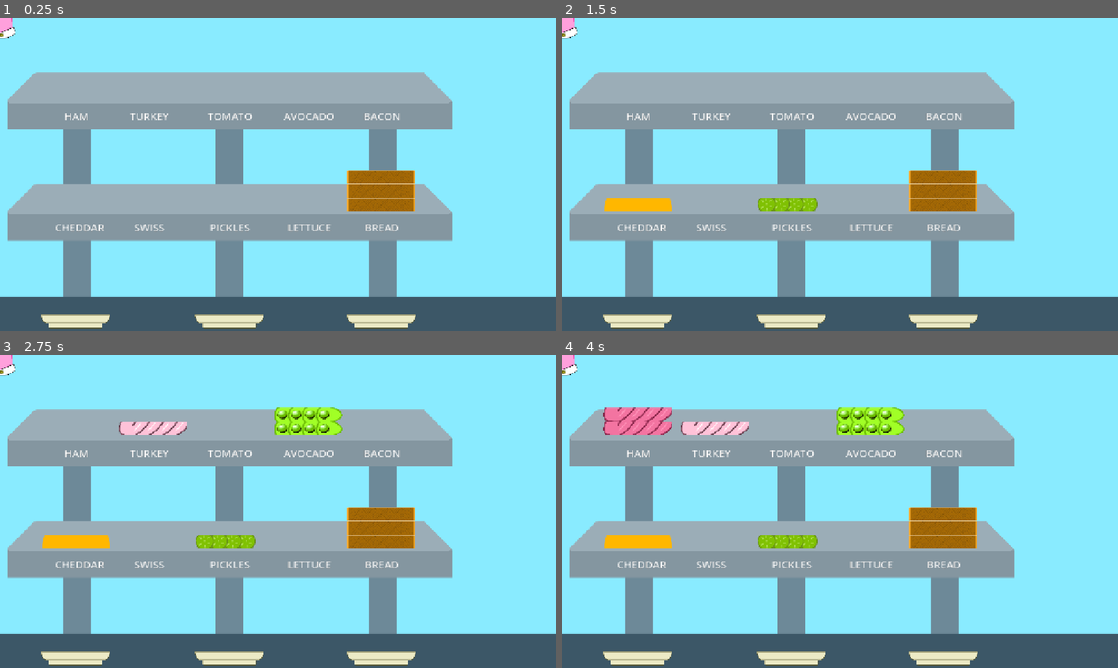
Above: before the commit, frames 1-4 (two rows, left to right).
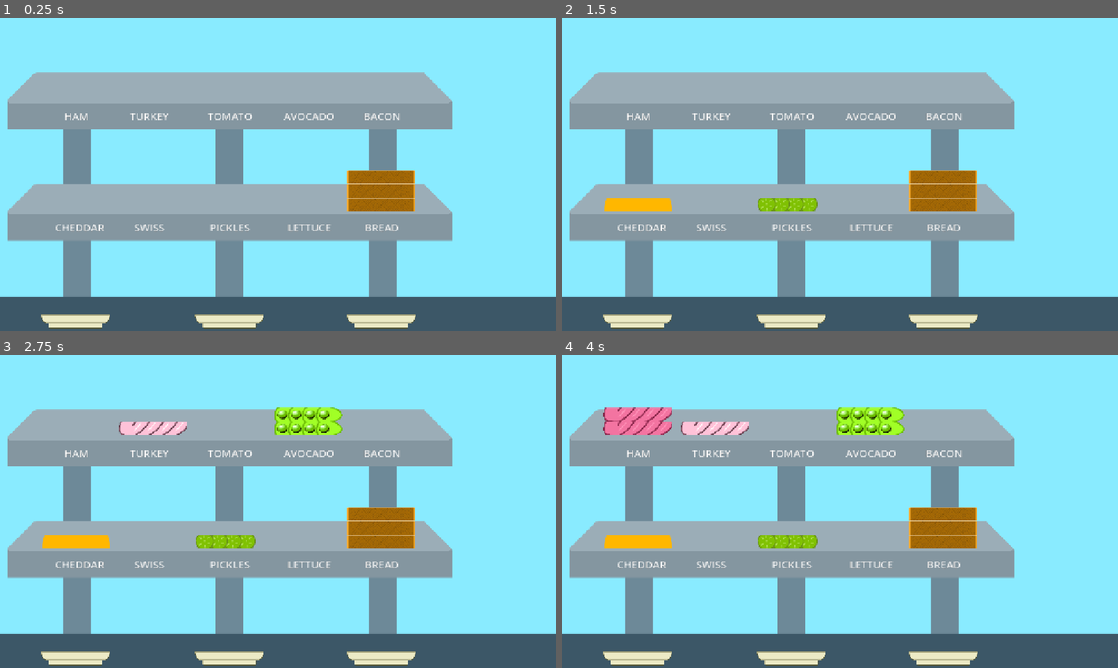
Above: after the commit, the same moments.

Repository: hachitomo/sandwich-slammer
Game: Godot game, scene res://scenes/game.tscn
The game is run twice, just before and just after one commit, with the same random seed, the same clock (stepped at 60 frames per second) and the same inputs.
Inputs:
- Up to frame 1 (0.25 s): no input
- Up to frame 2 (1.5 s): tap Enter at 0.5 s; hold Right (ui_right) 0.53-1.28 s; hold Down (ui_down) from 1.28 s (still down)
- Up to frame 3 (2.75 s): tap Space at 2 s; release Down (ui_down) at 2.03 s; hold Right (ui_right) from 2.03 s (still down)
- Up to frame 4 (4 s): release Right (ui_right) at 2.78 s; hold Up (ui_up) 2.78-3.53 s; tap Enter at 3.5 s; hold Left (ui_left) from 3.53 s (still down)

The runs differ from the first frame. In frame 1, 0.2% of the frame differs, in the area x 0-3%, y 0-7%; in frame 2, 0.2%; in frame 3, 0.2%; in frame 4, 0.2%.

Commit message:
cursor: show on focus

Diff:
--- a/fab/script/selectable_items.gd
+++ b/fab/script/selectable_items.gd
@@ -2,7 +2,7 @@
 
 class_name SelectableItems
 
-@export var focused: bool = true
+@export var focused: bool = false
 @export var mode: Types.menu_modes
 @export var grid_columns: int = 99
 @export var cursor_offset: Vector2 = Vector2.ZERO
@@ -30,7 +30,7 @@
 func _ready() -> void:
 	items = $items
 	cursor = $Cursor
-	cursor.visible = true
+	cursor.visible = focused
 	cursor.region_enabled = true
 	cursor.region_rect = cursor_default_region
 
@@ -91,7 +91,7 @@
 
 func set_focus(set_to: bool = true):
 	focused = set_to
-	cursor.visible = true
+	cursor.visible = set_to
 
 func set_cursor(index: int) -> void:
 	var item = get_item(index)
--- a/scenes/game.gd
+++ b/scenes/game.gd
@@ -2,9 +2,6 @@
 
 @export var ingredient_start_count: int = 12
 @export var cursor_offset: Vector2 = Vector2.ZERO
-
-var ingredients_selection: SelectableItems
-# var plate_selections: SelectableItems
 
 var ingredient_zero_point: Vector2
 
@@ -22,9 +19,8 @@
 func _ready() -> void:
 	init = true
 	ingredient_zero_point = $Ham.position
-	ingredients_selection = SelectableItems.new()
-	ingredients_selection.set_mode(Types.menu_modes.grid)
-	ingredients_selection.set_cols(5)
+	$IngredientSelections.set_mode(Types.menu_modes.grid)
+	$IngredientSelections.set_cols(5)
 
 func _process(_delta: float) -> void:
 	if init:
@@ -187,4 +183,4 @@
 		$InitDelayTimer.stop()
 		add_ingredient_points()
 		selecting = true
-		ingredients_selection.set_focus(true)
+		$IngredientSelections.set_focus(true)
